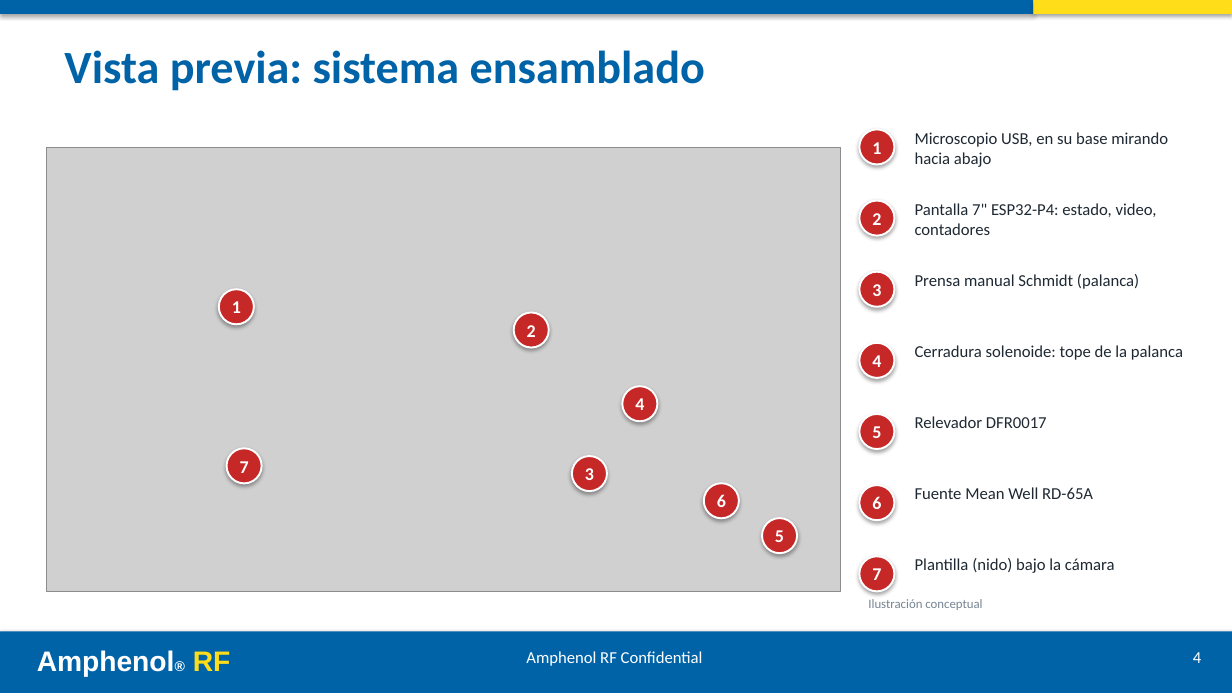
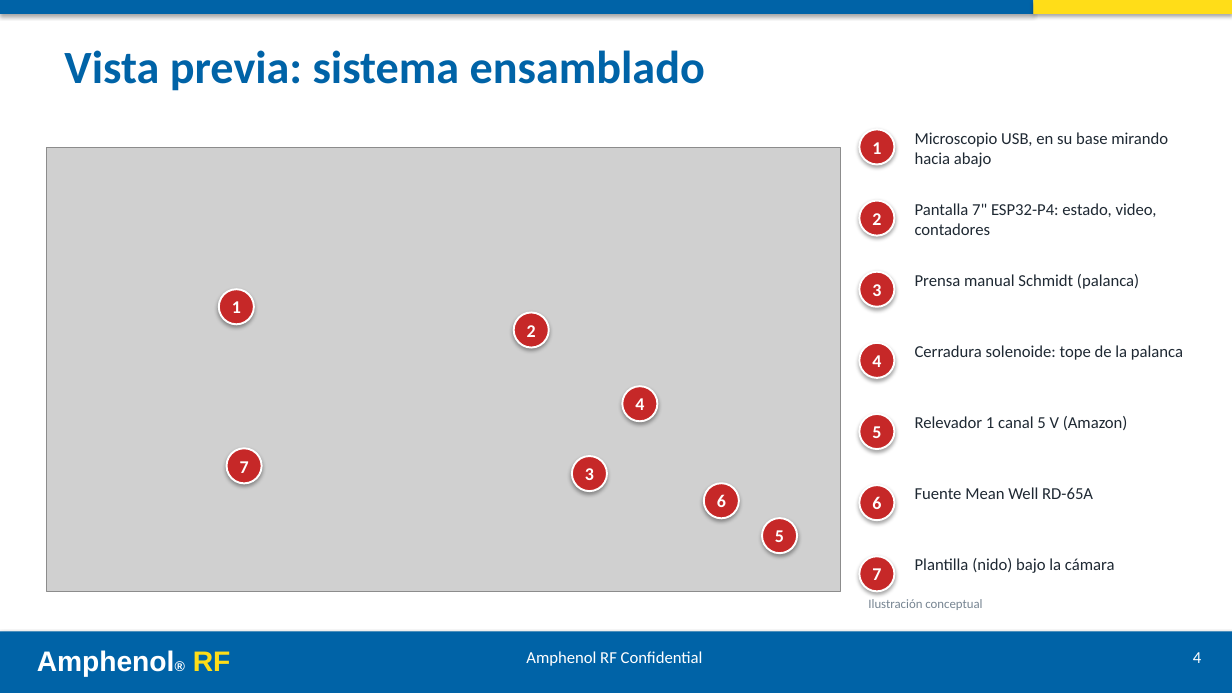
Before and after one commit to ricardosalmeron71-png/inspeccion-vision-solder-cap, a slide deck: slide 4 of docs/presentacion.pptx. Drawn at 1232x693 pixels with LibreOffice and Linux fonts; fonts in the diff are those of the drawing; grey boxes stand for pictures. Boxes give left, top, right and bottom in pixels: in the first picture for what was removed or moved away, otherwise in the second. Text is boxed around its words. In the diff, an @@ line names an element or a change of style, - is before the commit and + after.

```diff
--- a/docs/presentacion.pptx
+++ b/docs/presentacion.pptx
@@ text at bbox=[915, 416, 1128, 430]: text changed @@
-Relevador DFR0017
+Relevador 1 canal 5 V (Amazon)
```
Also in this commit, not shown: 3 other slides changed, 7 other files.
